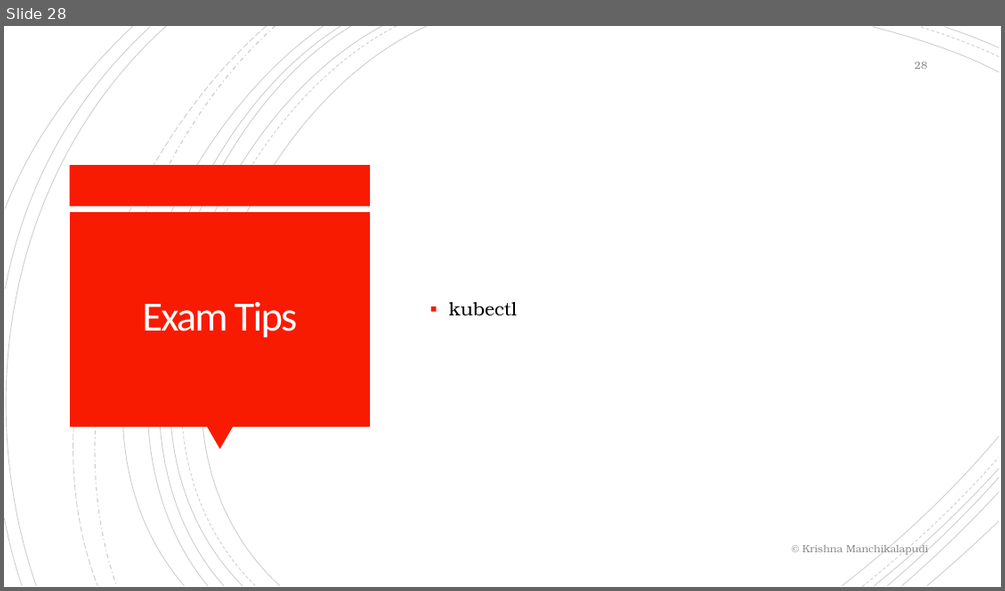
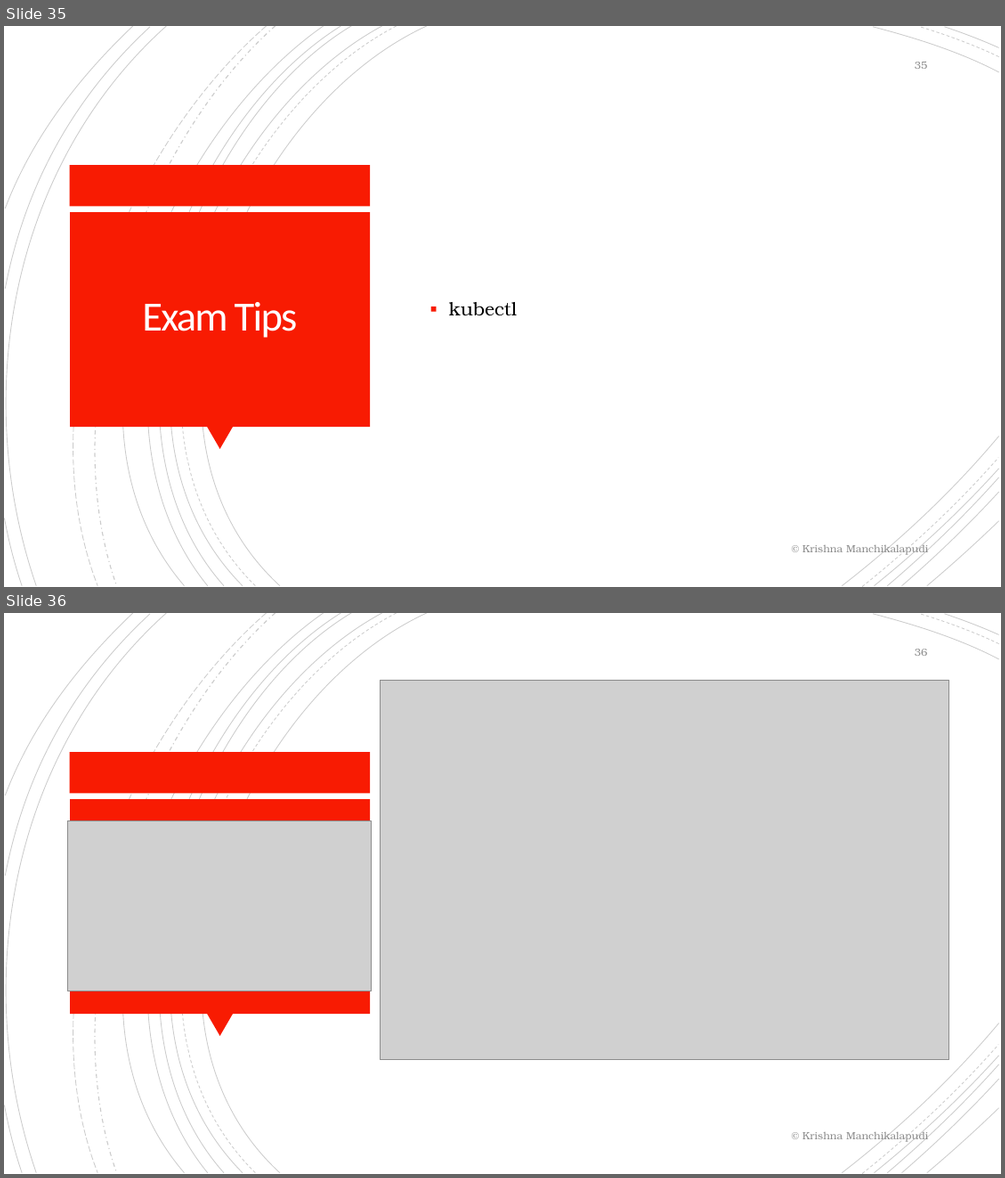
Before and after one commit to krishnamanchikalapudi/developer.info, a slide deck: CKAD-CertifiedKubernetesApplicationDeveloper/training.pptx. Shown one above the other, each under a label of ours: slide 28 before the commit, slides 35 and 36 after it. The pictures are 1005x591 and 1005x1178 pixels, drawn with LibreOffice and Linux fonts; fonts in the diff are those of the drawing; grey boxes stand for pictures. Boxes give left, top, right and bottom in pixels: in the first picture for what was removed or moved away, otherwise in the second. Text is boxed around its words. In the diff, an @@ line names an element or a change of style, - is before the commit and + after.

```diff
--- a/CKAD-CertifiedKubernetesApplicationDeveloper/training.pptx
+++ b/CKAD-CertifiedKubernetesApplicationDeveloper/training.pptx
@@ slide 36 added at [4, 613, 1001, 1174], background #FFFFFF; not listed: 24 template elements that a slide beside it also shows @@
@@ page number added at [914, 649, 927, 656], 10 pt, text #8C8C8C @@
+36
@@ picture added at [380, 680, 949, 1060] @@
@@ picture added at [67, 821, 372, 990] @@
@@ text added at [802, 1129, 928, 1143], 10 pt, text #8C8C8C @@
+© Krishna Manchikalapudi
@@ what was slide 28 is now slide 35 @@
@@ page number at [914, 62, 927, 69]: text changed @@
-28
+35
```
Also in this commit, not shown: 27 slides changed, 7 other slides added, 10 other files.
